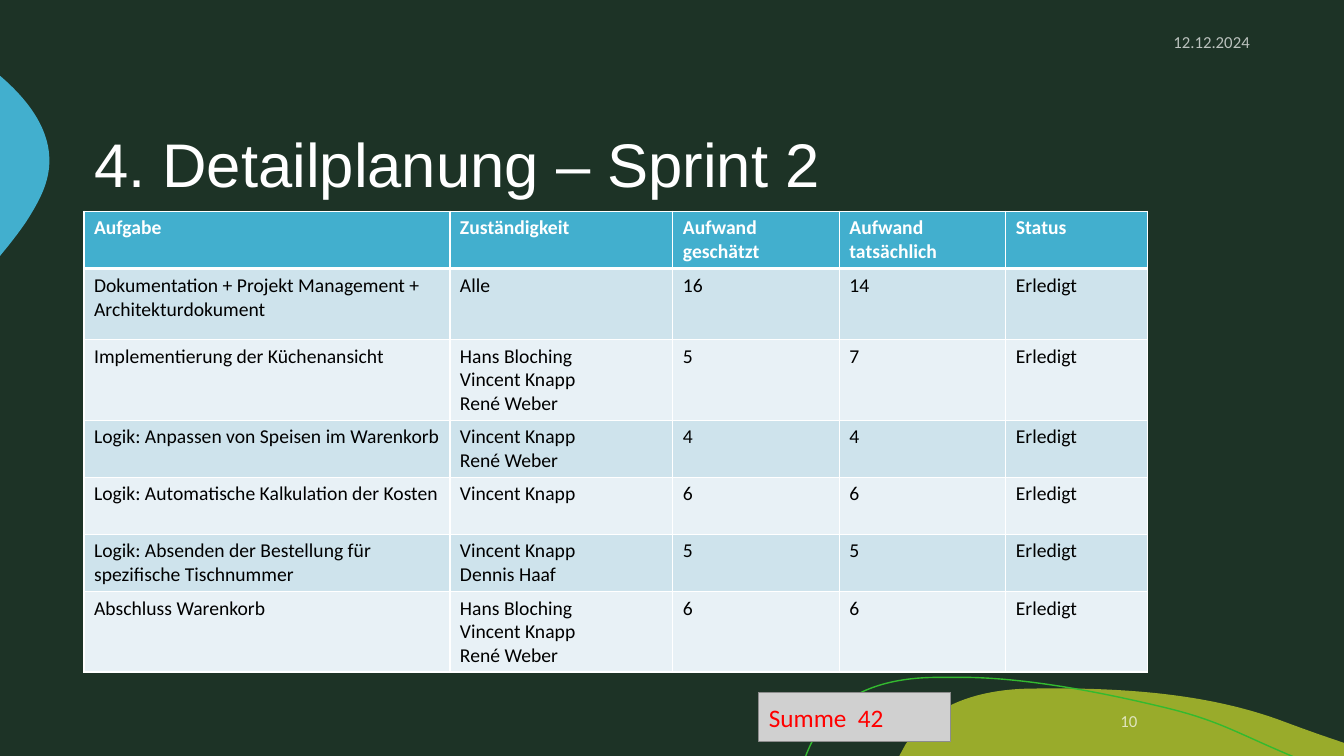
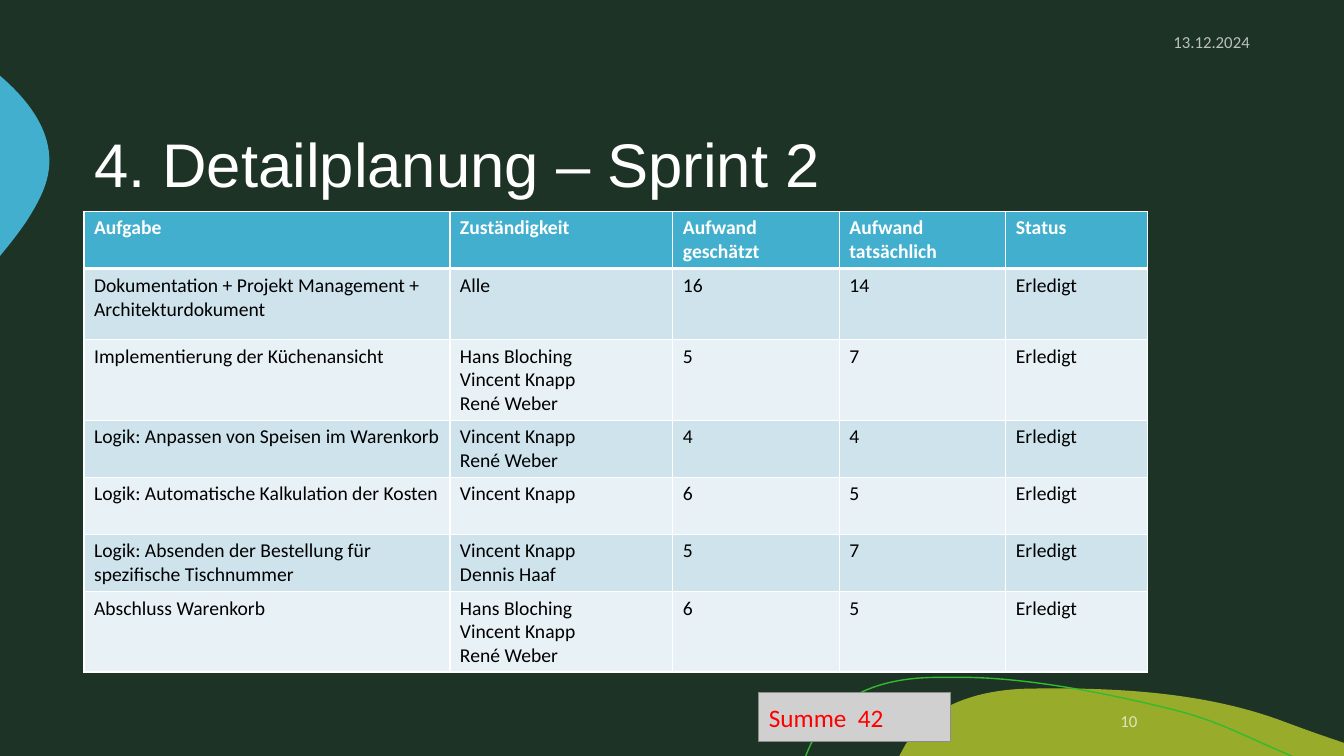
Before and after one commit to zIExpantion/ZumGelbenBach, a slide deck: slide 10 of Dokumente/Sprint-Backlog/Sprint-Backlog2.pptx. Drawn at 1344x756 pixels with LibreOffice and Linux fonts; fonts in the diff are those of the drawing; grey boxes stand for pictures; background and template pictures are left out. Boxes give left, top, right and bottom in pixels: in the first picture for what was removed or moved away, otherwise in the second. Text is boxed around its words. In the diff, an @@ line names an element or a change of style, - is before the commit and + after.

```diff
--- a/Dokumente/Sprint-Backlog/Sprint-Backlog2.pptx
+++ b/Dokumente/Sprint-Backlog/Sprint-Backlog2.pptx
@@ text at (x1=1173, y1=37, x2=1249, y2=48): text changed @@
-12.12.2024
+13.12.2024
@@ table at (x1=84, y1=212, x2=1147, y2=673) @@
-row 5, column 4: 6
+row 5, column 4: 5
-row 6, column 4: 5
+row 6, column 4: 7
-row 7, column 4: 6
+row 7, column 4: 5
```
Also in this commit, not shown: 14 other slides changed, 1 other file.
